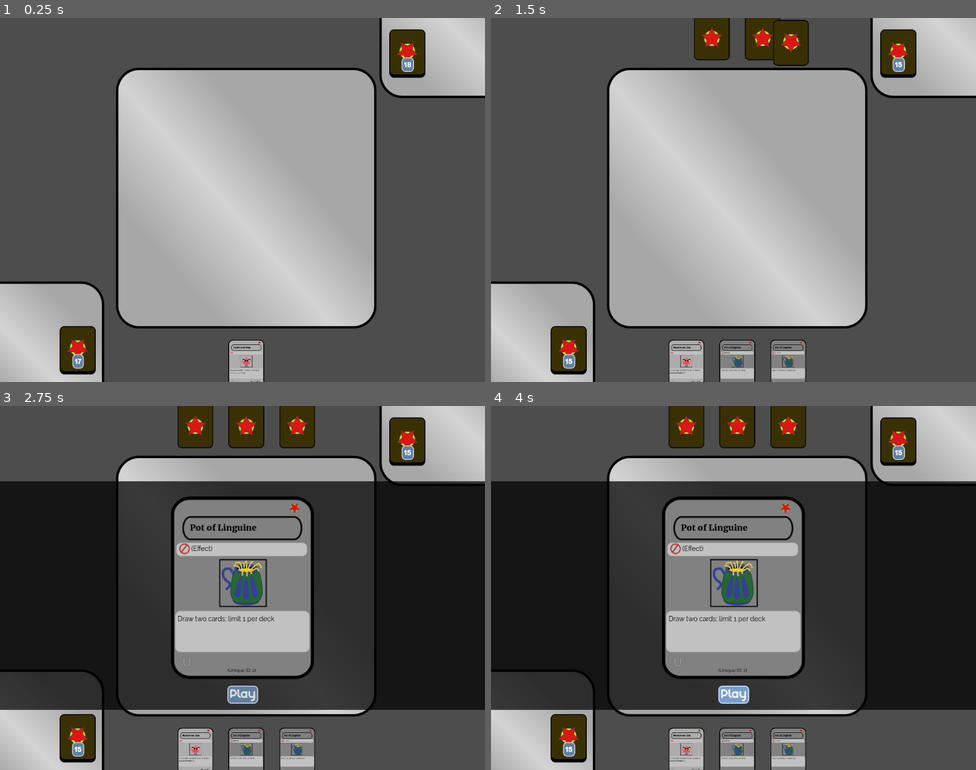
Above: before the commit, frames 1-4 (two rows, left to right).
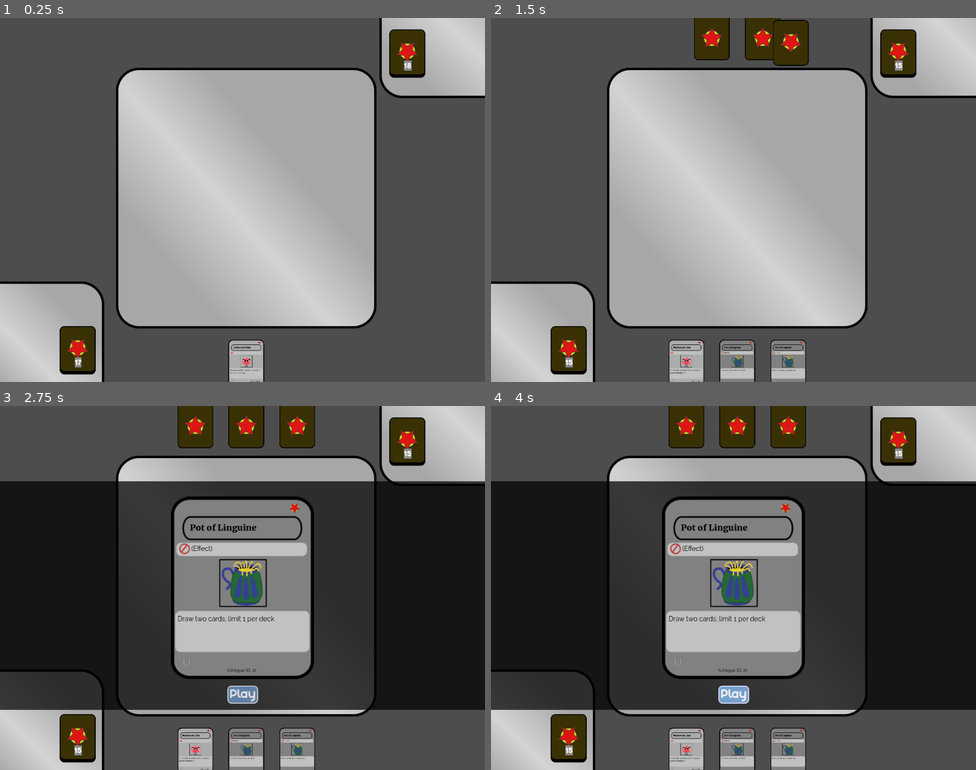
Above: after the commit, the same moments.

Repository: Mercerenies/evilcon-2024
Game: Godot game, scene res://debug/debug_room.tscn
The game is run twice, just before and just after one commit, with the same random seed, the same clock (stepped at 60 frames per second) and the same inputs.
Inputs (mouse positions are in pixels of both pictures, inside the frame that each line leads up to):
- Up to frame 1 (0.25 s): no input
- Up to frame 2 (1.5 s): move the mouse to (738, 363) at 0.52 s; click (738, 363) at 0.67 s; click (738, 363) at 1.42 s
- Up to frame 3 (2.75 s): tap Enter at 2 s; move the mouse to (295, 751) at 2.02 s; click (295, 751) at 2.17 s
- Up to frame 4 (4 s): click "Play" at 2.75 s; click "Play" at 3.5 s

The runs differ from the first frame. In frame 1, 0.2% of the frame differs, in the area x 14-86%, y 10-97%; in frame 2, 0.2%; in frame 3, 0.2%; in frame 4, 0.2%.

Commit message:
Fix accidentally-overwritten stylebox

Diff:
--- a/global_theme.tres
+++ b/global_theme.tres
@@ -53,19 +53,7 @@
 expand_margin_bottom = 3.0
 
 [sub_resource type="StyleBoxFlat" id="StyleBoxFlat_br33g"]
-bg_color = Color(0.372549, 0.501961, 0.643137, 1)
-border_width_left = 2
-border_width_top = 2
-border_width_right = 2
-border_width_bottom = 2
-corner_radius_top_left = 8
-corner_radius_top_right = 8
-corner_radius_bottom_right = 8
-corner_radius_bottom_left = 8
-expand_margin_left = 3.0
-expand_margin_top = 3.0
-expand_margin_right = 3.0
-expand_margin_bottom = 3.0
+bg_color = Color(0.545098, 0.545098, 0.545098, 1)
 
 [resource]
 Button/font_sizes/font_size = 14
